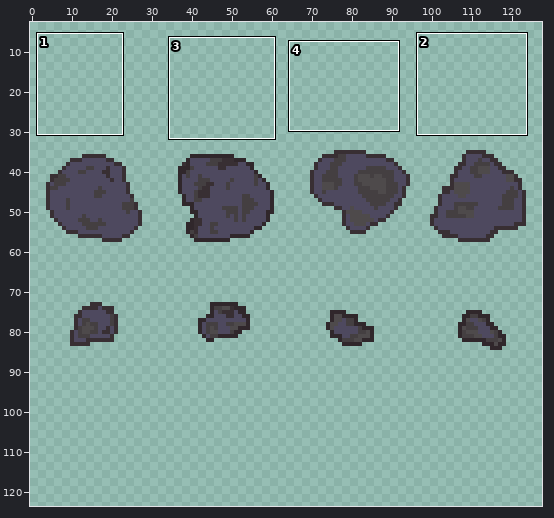
Two states of a sprite sheet, Assets/Sprites/Asteroids.png. The first picture is a wide view before the edit; the outline marks the close-up.
Close-up. The starting point:
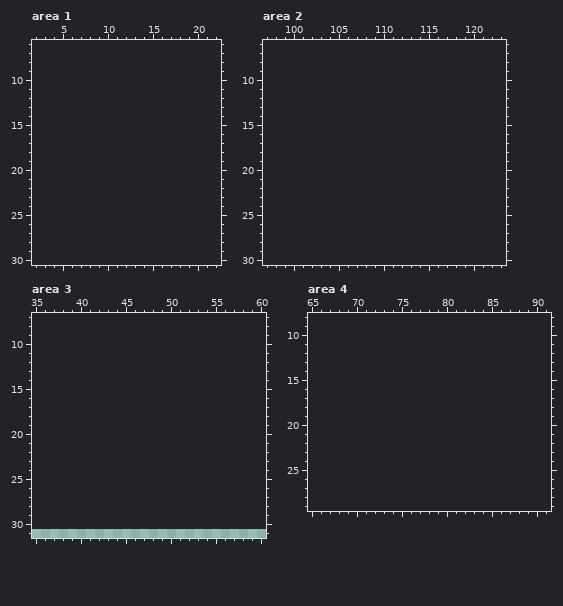
The file is 128x64 pixels. Shown: area 1: x 2..22, y 6..30; area 2: x 97..123, y 6..30; area 3: x 35..60, y 7..31; area 4: x 65..91, y 8..29. The old version is drawn lined up with the new one, on the new canvas. The wide view leaves out empty margins. The commit also changed other parts of the picture, which this record leaves out.
The same view after the edit:
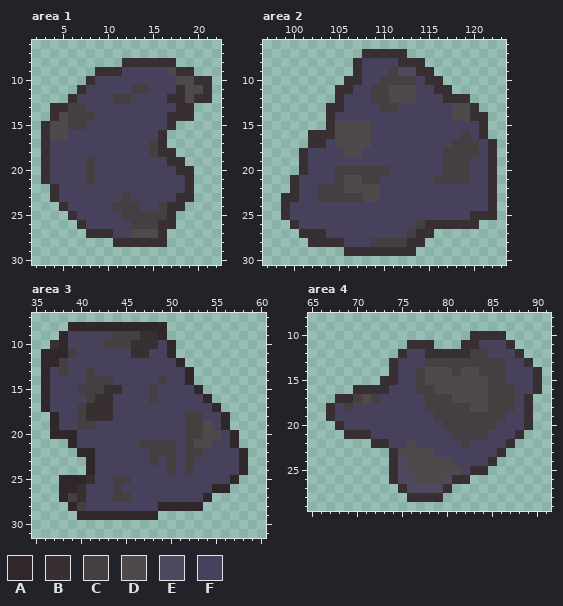
Palette (. is transparent): A #30272b  B #382f33  C #443f41  D #4e4a4b  E #4e495f  F #47415b
The edit:
canvas 128x64 -> 128x128, the old top-left corner now at 0,31
Area 1:
y 8: x 12..17 ...... -> BBBBBB
y 9: x 9..19 ........... -> BBBFFFFFDBB
y 10: x 8..21 .............. -> BFFFFFFFFFDDBB
y 11: x 7..21 ............... -> BFFFFFCCFFFBDDB
y 12: x 6..21 ................ -> BFFFFCCFFFFBBDBB
y 13: x 4..19 ................ -> BBCCFFFFFFFFFFBB
y 14: x 4..19 ................ -> BDCCCFFFFFFFFBBB
y 15: x 3..17 ............... -> BDDCCFFFFFFFFFB
y 16: x 3..16 .............. -> BDDFFFFFFFFFFB
y 17: x 3..16 .............. -> BFFFFFFFFFFFCB
y 18: x 3..17 ............... -> BFFFFFFFFFFFCBB
y 19: x 3..18 ................ -> BFFFFCFFFFFFFFBB
y 20: x 3..19 ................. -> BFFFFCFFFFFFFFFBB
y 21: x 3..19 ................. -> BFFFFCFFFFFFFFFFB
y 22: x 4..19 ................ -> BFFFFFFFFFFFFFFB
y 23: x 4..19 ................ -> BFFFFFFFCFFFFFBB
y 24: x 5..18 .............. -> BFFFFFCCCFFCBB
y 25: x 6..17 ............ -> BFFFFFCCCCCB
y 26: x 7..17 ........... -> BFFFFFCCCBB
y 27: x 8..16 ......... -> BBBFFDDDB
y 28: x 11..16 ...... -> BBBBBB
Area 2:
y 7: x 108..112 ..... -> BBBBB
y 8: x 107..114 ........ -> BFFFFBBB
y 9: x 107..115 ......... -> BFFFCEEBB
y 10: x 106..116 ........... -> BBFFCCCCFBB
y 11: x 105..117 ............. -> BBFFCCDDDFFBB
y 12: x 105..119 ............... -> BFFFCCDDDFFFBBB
y 13: x 104..120 ................. -> BBFFFFCCFFFFFFDDB
y 14: x 104..121 .................. -> BFFFFFFFFFFFFFDDBB
y 15: x 104..121 .................. -> BDDDDFFFFFFFFFFFFB
y 16: x 102..121 .................... -> BBBDDDDFFFFFFFFFFCFB
y 17: x 102..122 ..................... -> BBFDDDDFFFFFFFFFCCCFB
y 18: x 101..122 ...................... -> BFFFFDDFFFFFFFFFCCCCFB
y 19: x 101..122 ...................... -> BFFFFFFFFFFFFFFFCCCFFB
y 20: x 101..122 ...................... -> BFFFCCCCCCFFFFFFCCCFFB
y 21: x 100..122 ....................... -> BFFFFCDDCCFFFFFFCCCCFFB
y 22: x 100..122 ....................... -> BFFCCCDDDDFFFFFFFFFFFFB
y 23: x 99..122 ........................ -> BBFFCCCCCDDFFFFFFFFFFFFB
y 24: x 99..122 ........................ -> BFFFFFFFFFFFFFFFFFFFFFFB
y 25: x 99..122 ........................ -> BFFFFFFFFFFFFFFFFFFFFBBB
y 26: x 100..120 ..................... -> BFFFFFFFFFFFFFCBBBBBB
y 27: x 101..115 ............... -> BBBFFFFFFFFFCBB
y 28: x 102..114 ............. -> BBBBFFFCCCCBB
y 29: x 106..113 ........ -> BBBBBBBB
Area 3:
y 8: x 39..49 ........... -> AAAAAAAAAAA
y 9: x 38..49 ............ -> AFFFFFCCCBBA
y 10: x 37..50 .............. -> BAFFFFCCCBBBFA
y 11: x 36..50 ............... -> AAACFFFFFFBBFFA
y 12: x 36..51 ................ -> AACFFFFFFFFFFFFA
y 13: x 36..52 ................. -> AFCFFCFFFFFFFFFFA
y 14: x 36..52 ................. -> AFFFFCCCFFFFFCFFA
y 15: x 36..53 .................. -> AFFFCCCBBFFFCFFFFA
y 16: x 36..54 ................... -> AFFFFCBBFFFFCFFFFFA
y 17: x 36..55 .................... -> AFFFCBBBFFFFFFFFFFFA
y 18: x 37..56 .................... -> AFFCBBBFFFFFFFFCCFFA
y 19: x 37..56 .................... -> AFFCCFFFFFFFFFFCCDFA
y 20: x 37..57 ..................... -> AAAFFFFFFFFFFFFCCDDFA
y 21: x 39..57 ................... -> AFFFFFFFCCCCFCDDFFA
y 22: x 40..58 ................... -> AAFFFFFFCCCFCCFFFFA
y 23: x 41..58 .................. -> AFFFFFFCFCFCFFFFFA
y 24: x 41..58 .................. -> AFFFFFFFFCFCFFFFFA
y 25: x 38..57 .................... -> AAABFFCCFFFFFFFFFFFA
y 26: x 38..56 ................... -> AABFFFCFFFFFFFFFFAA
y 27: x 38..54 ................. -> ACBFFFCCFFFFFFFFA
y 28: x 39..53 ............... -> ACFFFFFFFFAAAAA
y 29: x 40..48 ......... -> AAAAAAAAA
Area 4:
y 10: x 83..86 .... -> BBBB
y 11: x 76..78 ... -> BBB; x 82..87 ...... -> BBFFFB
y 12: x 75..88 .............. -> BFFBBBBBCCFFFB
y 13: x 74..89 ................ -> BFFFCCCCCCCCCFFB
y 14: x 74..90 ................. -> BFFCDDDCDDCCCFFFB
y 15: x 73..90 .................. -> BBFFCDDDDDDDCCFFFB
y 16: x 70..90 ..................... -> BBBBFFFCCDDDDDDCCCFFB
y 17: x 68..89 ...................... -> BBCDCFFFFFCCCDDDDCCCFB
y 18: x 67..89 ....................... -> BFCFFFFFFFFCCCCCDDCCCFB
y 19: x 67..89 ....................... -> BFFFFFFFFFFFCCCCCCCCFFB
y 20: x 68..89 ...................... -> BFFFFFFFFFFFCCCCCCFFFB
y 21: x 69..88 .................... -> BBBFFFFFFFFFCCCCFFFB
y 22: x 72..87 ................ -> BBFFDFFFFFCFFFFB
y 23: x 74..86 ............. -> BDDDDFFFFFFFB
y 24: x 74..85 ............ -> BEDDDDDFFFFB
y 25: x 74..84 ........... -> BEDDDDDDFBB
y 26: x 74..82 ......... -> BEEDDDEBB
y 27: x 75..80 ...... -> BEEEEB
y 28: x 76..79 .... -> BBBB
